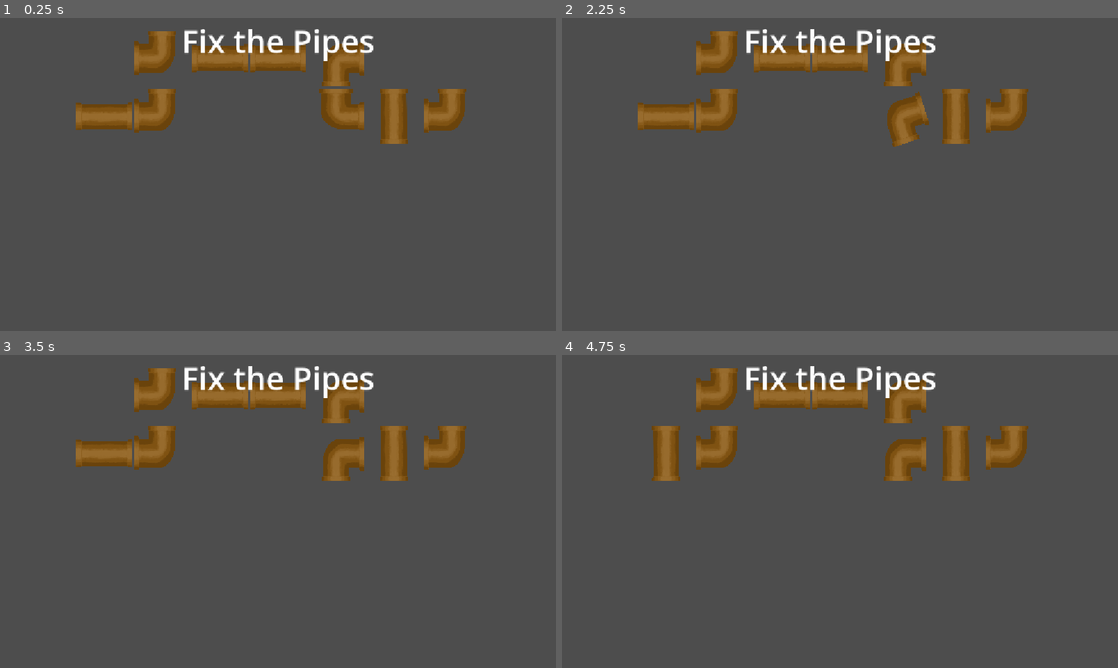
Above: before the commit, frames 1-4 (two rows, left to right).
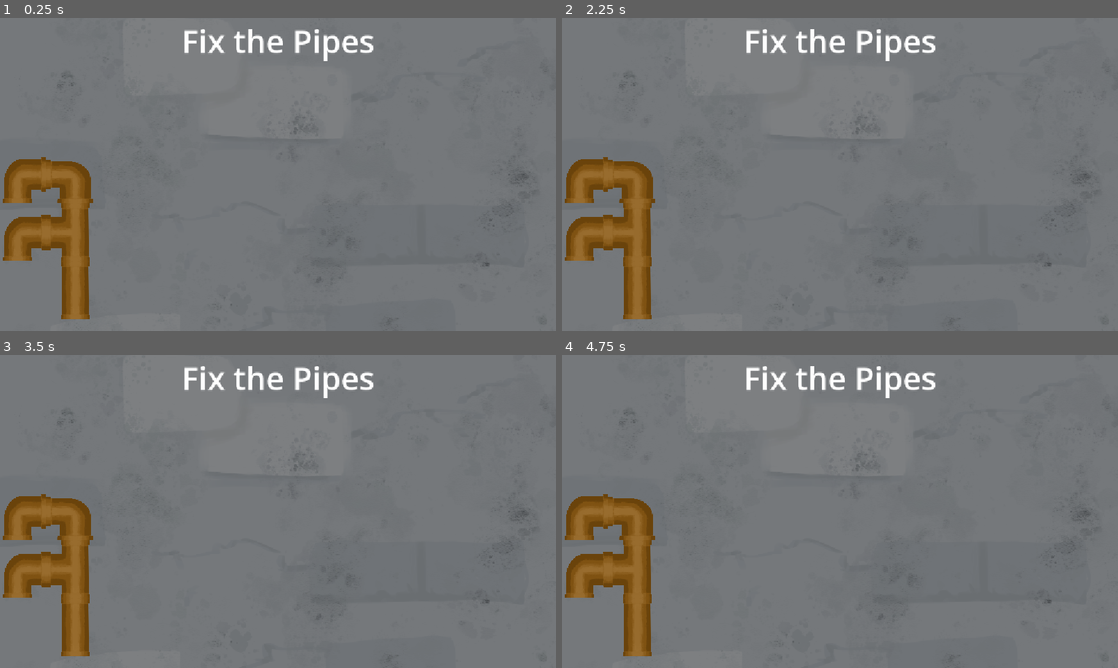
Above: after the commit, the same moments.

Repository: bldng1337/splash
Game: Godot game, scene res://main.tscn
Two runs of this game, one before a commit and one after it. Both use one fixed random seed, a clock stepped at 60 frames per second and the inputs below. Video files are missing from this copy of the repository; at most half a second of black plays in their place.
Inputs (mouse positions are in pixels of both pictures, inside the frame that each line leads up to):
- Up to frame 1 (0.25 s): no input
- Up to frame 2 (2.25 s): tap Enter at 0.5, 2 s; move the mouse to (962, 158) at 0.52 s; click (962, 158) at 0.67 s; tap Space at 1.25 s; move the mouse to (728, 190) at 1.27 s; click (728, 190) at 1.42 s; move the mouse to (895, 105) at 2.02 s; click (895, 105) at 2.17 s
- Up to frame 3 (3.5 s): tap Space at 2.75 s; move the mouse to (250, 574) at 2.77 s; click (250, 574) at 2.92 s
- Up to frame 4 (4.75 s): tap Enter at 3.5 s; move the mouse to (1006, 558) at 3.52 s; click (1006, 558) at 3.67 s; tap Space at 4.25 s; move the mouse to (673, 464) at 4.27 s; click (673, 464) at 4.42 s

The runs differ from the first frame. In frame 1, 99% of the frame differs, in the area x 0-100%, y 0-100%; in frame 2, 99%; in frame 3, 99%; in frame 4, 99%.

Commit message:
Rework pipe game

Diff:
--- a/content/W1/L1/main.tscn
+++ b/content/W1/L1/main.tscn
@@ -1,11 +1,19 @@
-[gd_scene load_steps=3 format=3 uid="uid://barlqjvmtnq36"]
+[gd_scene load_steps=4 format=3 uid="uid://barlqjvmtnq36"]
 
 [ext_resource type="Script" uid="uid://db41wcs2dlcr8" path="res://content/W1/L1/scripts/gamecontroller.gd" id="1_gamecontroller"]
+[ext_resource type="Texture2D" uid="uid://b7h8528pced0" path="res://assets/W1L1/pipe_background.png" id="3_4o8gt"]
 
 [sub_resource type="LabelSettings" id="LabelSettings_6j340"]
 font_size = 66
 
 [node name="Main" type="Node2D"]
+
+[node name="PipeBackground" type="Sprite2D" parent="."]
+texture_filter = 6
+texture_repeat = 2
+position = Vector2(571, 408)
+scale = Vector2(1.125, 1.125)
+texture = ExtResource("3_4o8gt")
 
 [node name="GameController" type="Node2D" parent="."]
 script = ExtResource("1_gamecontroller")
--- a/content/W1/L1/scripts/gamecontroller.gd
+++ b/content/W1/L1/scripts/gamecontroller.gd
@@ -5,24 +5,12 @@
 var pipe_triple = preload("res://assets/W1L1/pipe_triple.png")
 var pipe_cross = preload("res://assets/W1L1/Pipe_cross.png")
 
-const PIPE_CONNECTIONS = {
-	"straight": [0, 2],
-	"corner": [0, 3],
-	"triple": [0, 2, 3],
-	"cross": [0, 1, 2, 3]
-}
-
-var grid_size: Vector2i = Vector2i(7, 5)
+var grid_size: Vector2i = Vector2i(10, 5)
 var cell_size: float = 120.0
 var grid_offset: Vector2 = Vector2.ZERO
 
-var path_cells: Array[Vector2i] = []
-var path_directions: Array[Vector2i] = []
-
-var pipes: Array[Sprite2D] = []
-var pipe_types: Array[String] = []
-var pipe_rotations: Array[int] = []
-var required_connections: Array[Array] = []
+var cells: Array[Array] = []
+var pipes: Array[Vector2i] = []
 
 var game_complete: bool = false
 
@@ -37,108 +25,133 @@
 	grid_offset.x = (viewport_size.x - grid_size.x * cell_size) / 2 + cell_size / 2
 	grid_offset.y = (viewport_size.y - grid_size.y * cell_size) / 2 + cell_size / 2
 
+var dirs = [Vector2i(0, -1), Vector2i(1, 0), Vector2i(0, 1), Vector2i(-1, 0)]
+
+func random_dir() -> Vector2i:
+	return dirs[randi() % dirs.size()]
+
+var visited: Array[Vector2i] = []
+
+var branch_chance = 0.4
+var correct_rotation_chance = 0.2
+
 func generate_path() -> void:
-
-	path_cells.clear()
-	path_directions.clear()
-
-	var current = Vector2i(0, randi() % grid_size.y)
-	path_cells.append(current)
-
-	while current.x < grid_size.x - 1:
-		var possible_moves: Array[Vector2i] = []
-
-		possible_moves.append(Vector2i(1, 0))
-
-		if current.y > 0 and randf() < 0.3:
-			if path_cells.size() < 2 or path_cells[-2] != current + Vector2i(0, -1):
-				possible_moves.append(Vector2i(0, -1))
-
-		if current.y < grid_size.y - 1 and randf() < 0.3:
-			if path_cells.size() < 2 or path_cells[-2] != current + Vector2i(0, 1):
-				possible_moves.append(Vector2i(0, 1))
-
-		var move = possible_moves[randi() % possible_moves.size()]
-		path_directions.append(move)
-		current = current + move
-
-		if current in path_cells:
-			path_directions.pop_back()
-			current = path_cells[-1]
-			# move = Vector2i(1, 0)
-			# path_directions.append(move)
-			# current = current + move
-
-		path_cells.append(current)
-
-	path_directions.append(Vector2i(0, 0))
-
-func direction_to_index(dir: Vector2i) -> int:
-	if dir == Vector2i(0, -1): return 0  # up
-	if dir == Vector2i(1, 0): return 1   # right
-	if dir == Vector2i(0, 1): return 2   # down
-	if dir == Vector2i(-1, 0): return 3  # left
-	return -1
-
-func opposite_direction(dir_index: int) -> int:
-	return (dir_index + 2) % 4
+	# Initialize cells grid
+	for i in range(grid_size.x):
+		cells.append([])
+		for j in range(grid_size.y):
+			cells[i].append(false)
+
+	var pos_stack: Array[Vector2i] = [Vector2i(0, grid_size.y / 2)]#randi() %
+	var dir_stack: Array[Vector2i] = [Vector2i(1, 0)]
+
+	var steps=0
+	while pos_stack.size() > 0:
+		steps+=1
+		if steps>20:
+			break
+		var cell = pos_stack.pop_back()
+		var dir = dir_stack.pop_back()
+
+		# Check bounds
+		if cell.x < 0 or cell.x >= grid_size.x or cell.y < 0 or cell.y >= grid_size.y:
+			continue
+
+		# Check if already visited
+		if cells[cell.x][cell.y]:
+			continue
+
+		# Mark as visited and add to pipes
+		cells[cell.x][cell.y] = true
+		pipes.append(cell)
+		visited.append(cell)
+
+		# Choose next direction - prefer continuing in same direction
+		var first = dir if randf() > 0.5 else random_dir()
+		if steps<3:
+			if cell.x <= 0 or cell.x >= grid_size.x-1 or cell.y <= 0 or cell.y >= grid_size.y-1:
+				for nextdir in dirs:
+					if cells[cell.x+nextdir.x][cell.y+nextdir.y]==false:
+						first=nextdir
+						break
+			if cell.x == 0:
+				first = Vector2i(1, 0)
+			if cell.x == grid_size.x-1:
+				first = Vector2i(-1, 0)
+			if cell.y == 0:
+				first = Vector2i(0, 1)
+			if cell.y == grid_size.y-1:
+				first = Vector2i(0, -1)
+
+		pos_stack.append(cell + first)
+		dir_stack.append(first)
+
+		# Chance to branch
+		if randf() < branch_chance:
+			var second = random_dir()
+			while second == first:
+				second = random_dir()
+			pos_stack.append(cell + second)
+			dir_stack.append(second)
+
+var correct_pipe_rotations: Array[Array] = []
+var pipe_rotations: Array[int] = []
+var pipe_sprites: Array[Sprite2D] = []
+var pipe_types: Array[String] = []
 
 func spawn_pipes() -> void:
-	var guaranteed_wrong=1+floor(randf()*(path_cells.size()-2))
-	for i in range(path_cells.size()):
-		var cell = path_cells[i]
-		var pos = Vector2(cell.x * cell_size + grid_offset.x, cell.y * cell_size + grid_offset.y)
-
-		var needed_dirs: Array = []
-
-		if i > 0:
-			var from_dir = path_cells[i - 1] - cell
-			var from_index = direction_to_index(from_dir)
-			if from_index >= 0:
-				needed_dirs.append(from_index)
-
-		if i < path_cells.size() - 1:
-			var to_dir = path_directions[i]
-			var to_index = direction_to_index(to_dir)
-			if to_index >= 0:
-				needed_dirs.append(to_index)
-
-		required_connections.append(needed_dirs)
+	for pipe in pipes:
+		var needed_dirs: Array[Vector2i] = []
+		for dir in dirs:
+			var neighbor = pipe + dir
+			if neighbor.x < 0 or neighbor.x >= grid_size.x or neighbor.y < 0 or neighbor.y >= grid_size.y:
+				continue
+			if cells[neighbor.x][neighbor.y]:
+				needed_dirs.append(dir)
 
 		var pipe_type = choose_pipe_type(needed_dirs)
-		pipe_types.append(pipe_type)
-
-		var correct_rotation = find_correct_rotation(pipe_type, needed_dirs)
-
-		var initial_rotation = randi() % 4
-		if randf() < 0.3:
-			initial_rotation = correct_rotation
-		if i==0 or i==path_cells.size()-1:
-			initial_rotation = correct_rotation
-		if i==guaranteed_wrong:
-			while initial_rotation==correct_rotation:
-				initial_rotation = randi() % 4
-		pipe_rotations.append(initial_rotation)
+		var correct_rotation = find_correct_rotations(pipe_type, needed_dirs)
+		var rotation = correct_rotation[0]
+
+		# Randomize rotation with a chance
+		if randf() < correct_rotation_chance:
+			while rotation in correct_rotation:
+				rotation = randi() % 4
 
 		var pipe_sprite = Sprite2D.new()
 		pipe_sprite.texture = get_pipe_texture(pipe_type)
-		pipe_sprite.position = pos
-		pipe_sprite.rotation_degrees = initial_rotation * 90
-		pipe_sprite.scale = Vector2(0.12, 0.12)
-
+		pipe_sprite.scale = Vector2(0.125, 0.125)
+		pipe_sprite.position = Vector2(pipe.x * cell_size, pipe.y * cell_size) + grid_offset
+		pipe_sprite.rotation_degrees = rotation * 90
 		add_child(pipe_sprite)
-		pipes.append(pipe_sprite)
-
-func choose_pipe_type(needed_dirs: Array) -> String:
-	if needed_dirs.size() == 1:
-		return "corner" if randf() < 0.5 else "straight"
+
+		pipe_types.append(pipe_type)
+		pipe_rotations.append(rotation)
+		correct_pipe_rotations.append(correct_rotation)
+		pipe_sprites.append(pipe_sprite)
+
+	var wrong_pipe_idx= randi()%pipes.size()
+	while pipe_types[wrong_pipe_idx]=="cross":
+		wrong_pipe_idx= randi()%pipes.size()
+	# Ensure at least one pipe is incorrect
+	while pipe_rotations[wrong_pipe_idx] in correct_pipe_rotations[wrong_pipe_idx]:
+		pipe_rotations[wrong_pipe_idx] = (pipe_rotations[wrong_pipe_idx] + 1) % 4
+
+
+func choose_pipe_type(needed_dirs: Array[Vector2i]) -> String:
+	if needed_dirs.size() <= 1:
+		return "straight"
 
 	if needed_dirs.size() == 2:
-		var diff = abs(needed_dirs[0] - needed_dirs[1])
-		if diff == 2:
+		var diff = needed_dirs[0] - needed_dirs[1]
+		# Opposite directions (like left-right or up-down) have diff with magnitude 2
+		if abs(diff.x) == 2 or abs(diff.y) == 2:
 			return "straight"
 		else:
 			return "corner"
+
+	if needed_dirs.size() == 3:
+		return "triple"
 
 	return "cross"
 
@@ -150,31 +163,51 @@
 		"cross": return pipe_cross
 	return pipe_straight
 
-func find_correct_rotation(pipe_type: String, needed_dirs: Array) -> int:
+func find_correct_rotations(pipe_type: String, needed_dirs: Array) -> Array[int]:
+	var rotations: Array[int] = []
 	for rot in range(4):
-		var connections = get_connections(pipe_type, rot)
+		var connections = rotate_pipe_connections(pipe_type, rot)
 		var all_connected = true
 		for dir in needed_dirs:
 			if dir not in connections:
 				all_connected = false
 				break
 		if all_connected:
-			return rot
-	return 0
-
-func get_connections(pipe_type: String, rotation: int) -> Array:
+			rotations.append(rot)
+	return rotations
+
+const PIPE_CONNECTIONS = {
+	"straight": [Vector2i(-1, 0), Vector2i(1, 0)],
+	"corner": [Vector2i(1, 0), Vector2i(0, -1)],
+	"triple": [Vector2i(-1, 0), Vector2i(0, -1), Vector2i(1, 0)],
+	"cross": [Vector2i(-1, 0), Vector2i(0, 1), Vector2i(1, 0), Vector2i(0, -1)]
+}
+
+func rotate_pipe_connections(pipe_type: String, rotation: int) -> Array[Vector2i]:
 	var base_connections = PIPE_CONNECTIONS[pipe_type]
-	var rotated_connections = []
+	var rotated_connections: Array[Vector2i] = []
 	for conn in base_connections:
-		rotated_connections.append((conn + rotation) % 4)
+		var rotated = Vector2i()
+		match rotation % 4:
+			1:
+				rotated = conn
+			2:
+				rotated = Vector2i(-conn.y, conn.x)
+			3:
+				rotated = Vector2i(-conn.x, -conn.y)
+			0:
+				rotated = Vector2i(conn.y, -conn.x)
+		rotated_connections.append(rotated)
 	return rotated_connections
 
 func _input(event: InputEvent) -> void:
+	if game_complete:
+		return
 	if event is InputEventMouseButton and event.pressed and event.button_index == MOUSE_BUTTON_LEFT:
 		var mouse_pos = get_global_mouse_position()
 
 		for i in range(pipes.size()):
-			var pipe = pipes[i]
+			var pipe = pipe_sprites[i]
 			var click_radius = cell_size * 0.5
 
 			if pipe.position.distance_to(mouse_pos) < click_radius:
@@ -183,32 +216,42 @@
 
 func rotate_pipe(index: int) -> void:
 	pipe_rotations[index] = (pipe_rotations[index] + 1) % 4
-	# pipes[index].rotation_degrees = pipe_rotations[index] * 90
 	check_win_condition()
 
 func _process(delta: float) -> void:
-	for i in range(pipes.size()):
-		var pipe = pipes[i]
-		var target_rotation = pipe_rotations[i]
-		if pipe.rotation_degrees != target_rotation * 90:
-			if target_rotation == 4 or target_rotation == 0:
-				var next_rotation = pipe.rotation_degrees + delta * 1000
-				if next_rotation >= 360:
-					next_rotation = 0
-				pipe.rotation_degrees = next_rotation
-				return
-			pipe.rotation_degrees = lerp(pipe.rotation_degrees, target_rotation * 90.0, delta * 20)
+	for i in range(pipe_sprites.size()):
+		var pipe = pipe_sprites[i]
+
+		# # Update color based on correctness
+		# if pipe_rotations[i] in correct_pipe_rotations[i]:
+		# 	pipe.modulate = Color(0.8, 1.0, 0.8)
+		# else:
+		# 	pipe.modulate = Color(1.0, 1.0, 1.0)
+
+		var target_rotation = pipe_rotations[i] * 90.0
+		var current_rotation = pipe.rotation_degrees
+
+		# Handle wrap-around from 270 to 0
+		if pipe_rotations[i] == 0 and current_rotation > 180:
+			# Rotate towards 360 instead of 0
+			target_rotation = 360.0
+			current_rotation = lerp(current_rotation, target_rotation, delta * 20)
+			if current_rotation >= 359:
+				current_rotation = 0.0
+			pipe.rotation_degrees = current_rotation
+		elif abs(current_rotation - target_rotation) > 0.1:
+			pipe.rotation_degrees = lerp(current_rotation, target_rotation, delta * 20)
+		else:
+			pipe.rotation_degrees = target_rotation
 
 func check_win_condition() -> void:
 	for i in range(pipes.size()):
-		var connections = get_connections(pipe_types[i], pipe_rotations[i])
-		var needed = required_connections[i]
-
-		for dir in needed:
-			if dir not in connections:
-				return
-
+		if pipe_rotations[i] not in correct_pipe_rotations[i]:
+			return
 	on_puzzle_complete()
 
 func on_puzzle_complete() -> void:
+	if game_complete:
+		return
+	game_complete = true
 	manager.finish_objective()
--- a/content/W2/L2/scripts/bucket.gd
+++ b/content/W2/L2/scripts/bucket.gd
@@ -28,7 +28,7 @@
 func process_movement(delta:float):
 	global_position.x =get_global_mouse_position().x
 	var velocity = global_position.x - last_position
-	velocity=velocity*delta*230
+	velocity=velocity*delta*260
 	last_position = global_position.x
 	velocities.push_back(velocity)
 	if velocities.size() > 10:
@@ -54,7 +54,6 @@
 			manager.finish_objective()
 			node.queue_free()
 
-
 func _draw() -> void:
 	if Engine.is_editor_hint() and shape != null:
 		shape.draw(get_canvas_item(), Color(0, 1, 1, 0.3))
--- a/general/GameManager.gd
+++ b/general/GameManager.gd
@@ -2,10 +2,10 @@
 extends Node
 
 @export var games: Array[PackedScene]=[
-	preload("res://content/W2/L2/main.tscn"),
+	# preload("res://content/W2/L2/main.tscn"),
 	preload("res://content/W2/river/main.tscn"),
 	preload("res://content/W1/L1/main.tscn"),
-	preload("res://content/W3/L1/main.tscn"),
+	# preload("res://content/W3/L1/main.tscn"),
 ]
 
 var current_game: Node
